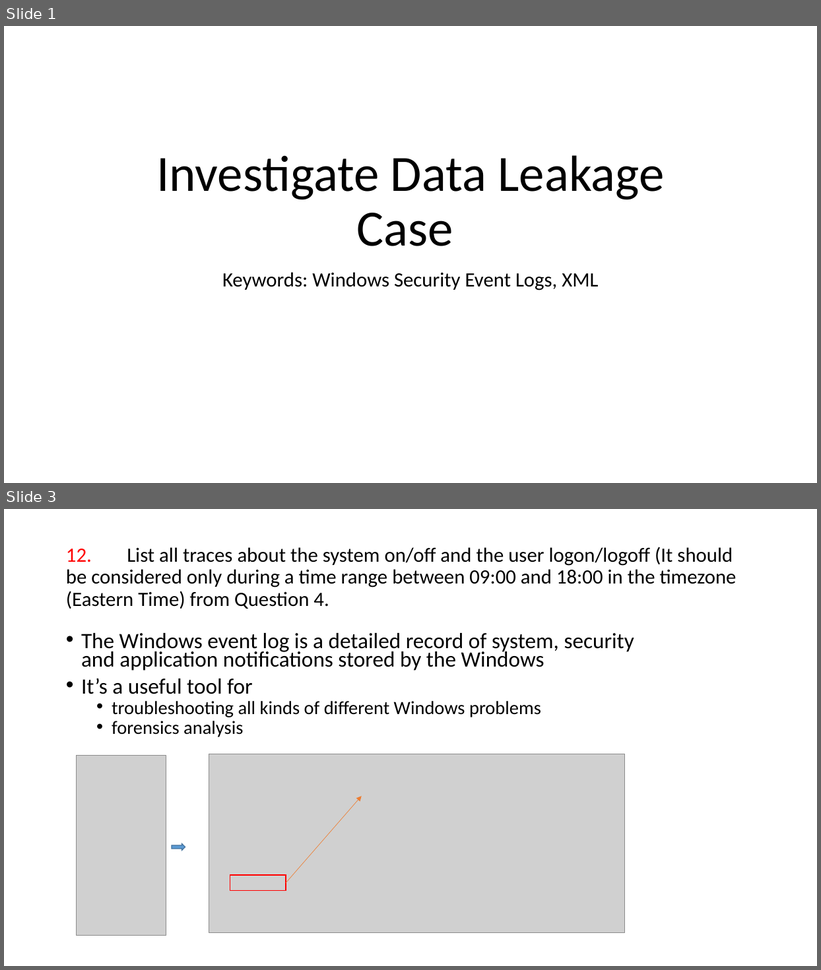
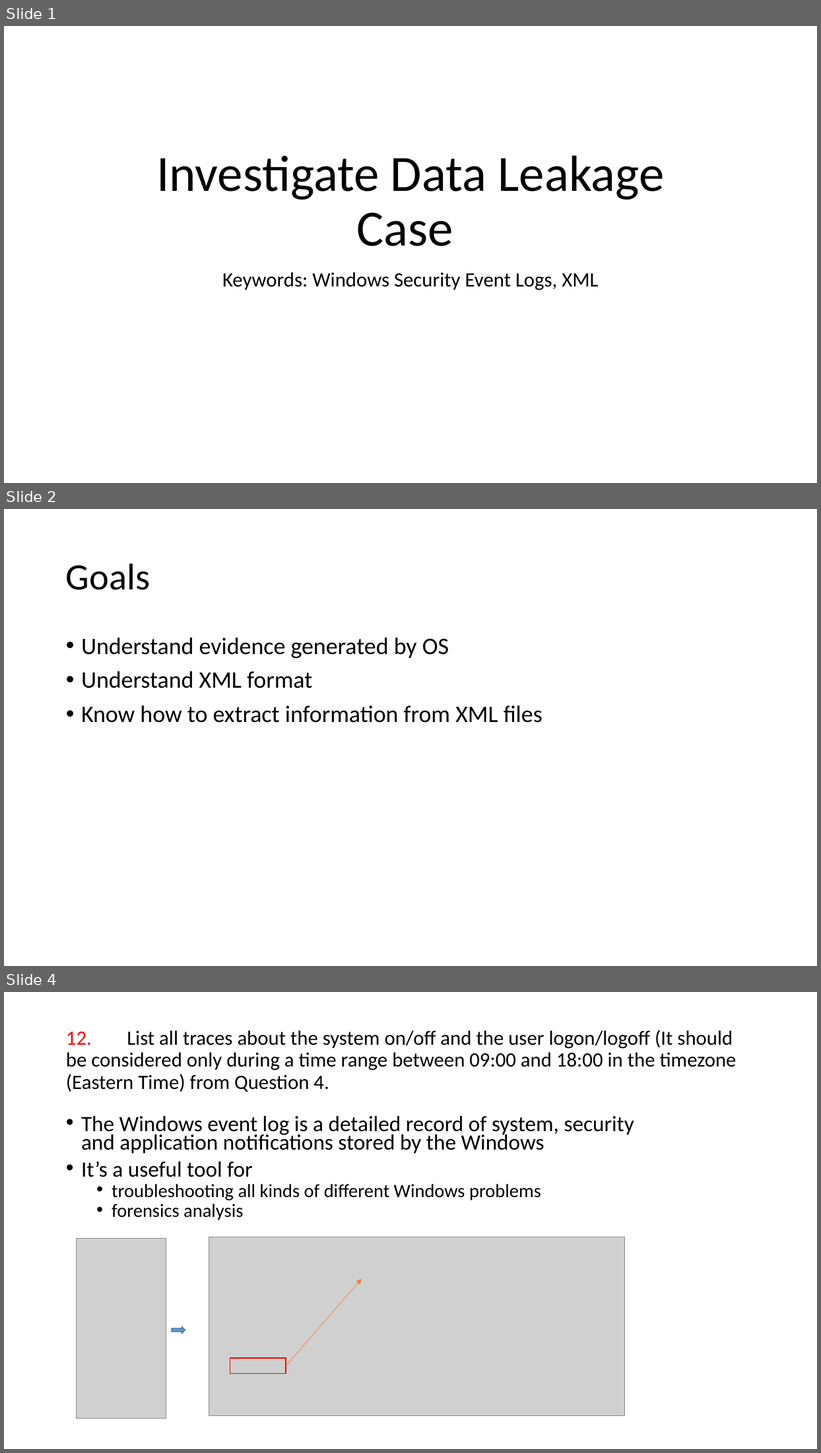
Before and after one commit to frankwxu/digital-forensics-lab, a slide deck: NIST_Data_Leakage_Case/NIST_Data_Leakage_02._WinEvt_XML.pptx. Shown one above the other, each under a label of ours: slides 1 and 3 before the commit, slides 1, 2 and 4 after it; the slides between them are not shown. The pictures are 821x970 and 821x1453 pixels, drawn with LibreOffice and Linux fonts; fonts in the diff are those of the drawing; grey boxes stand for pictures; background and template pictures are left out. Boxes give left, top, right and bottom in pixels: in the first picture for what was removed or moved away, otherwise in the second. Text is boxed around its words. In the diff, an @@ line names an element or a change of style, - is before the commit and + after.

```diff
--- a/NIST_Data_Leakage_Case/NIST_Data_Leakage_02._WinEvt_XML.pptx
+++ b/NIST_Data_Leakage_Case/NIST_Data_Leakage_02._WinEvt_XML.pptx
@@ slide 2 added at [4,509,817,966], background #FFFFFF @@
@@ title added at [66,563,150,590], 44 pt, text #000000 @@
+Goals
@@ text added at [81,638,543,723], 28 pt, text #000000 @@
+• Understand evidence generated by OS
+• Understand XML format
+• Know how to extract information from XML files
@@ what was slide 3 is now slide 4 @@
```
Also in this commit, not shown: 2 slides changed.
